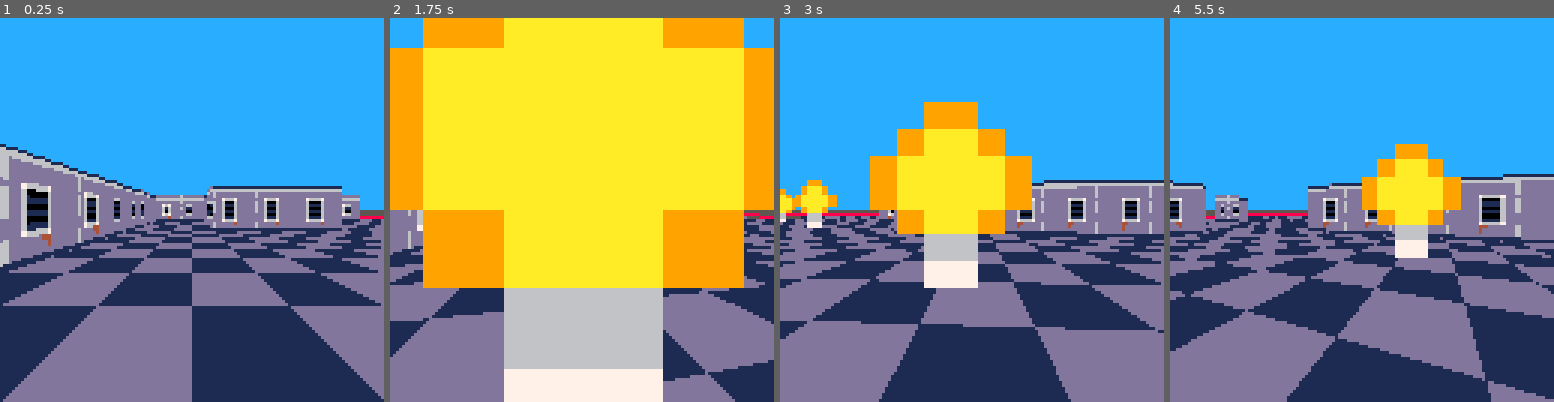
Above: before the commit, frames 1-4 (left to right).
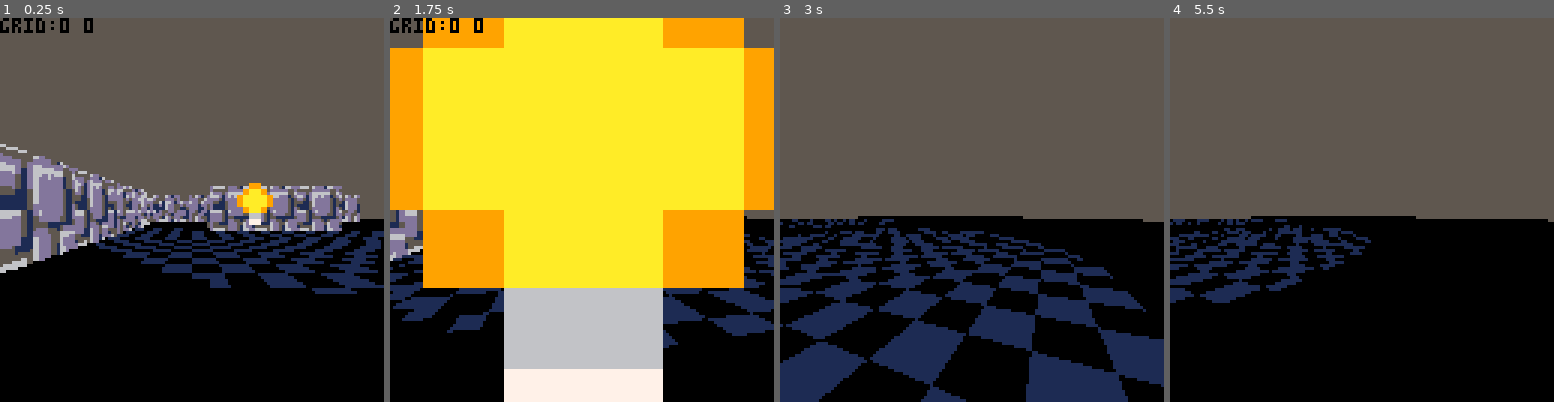
Above: after the commit, the same moments.

Repository: freds72/wolflightstein
Game: PICO-8 cartridge carts/wolf.p8
The game is run twice, just before and just after one commit, with the same random seed, the same clock (stepped at 60 frames per second) and the same inputs.
Inputs:
- Up to frame 1 (0.25 s): no input
- Up to frame 2 (1.75 s): tap X (X key) at 0.33, 1.07 s; tap O (Z key) at 0.7, 1.7 s; hold Right from 1.6 s (still down)
- Up to frame 3 (3 s): tap X (X key) at 1.85, 2.97 s; release Right at 2.1 s; tap O (Z key) at 2.1, 2.5, 2.9 s; hold Up 2.15-2.42 s; hold Right from 2.47 s (still down)
- Up to frame 4 (5.5 s): release Right at 3.03 s; hold Left 3.08-3.58 s; tap O (Z key) every 0.4 s from 3.3 to 5.3 s; hold Down 3.63-3.97 s; hold Right 4.02-4.68 s; tap X (X key) at 4.08, 5.2 s; hold Up 4.73-5.03 s; hold Left from 5.08 s (still down)

The runs differ from the first frame. In frame 1, 94% of the frame differs, in the area x 0-100%, y 0-100%; in frame 2, 20%; in frame 3, 91%; in frame 4, 98%.

Commit message:
working with muli spritesheet

Diff:
--- a/carts/main.lua
+++ b/carts/main.lua
@@ -1,4 +1,5 @@
-local _grid=setmetatable({},
+function autoarray(t)
+	return setmetatable(t or {},
 	{
 		-- auto create array
 		__index=function(t,k)
@@ -7,6 +8,9 @@
 			return v
 		end
 	})
+end
+
+local _grid=autoarray()
 local _lights={}
 
 function make_cam(x,y,a)
@@ -60,7 +64,7 @@
 	return v,0
 end
 
-local actors={}
+local _actors={}
 local cam
 
 local _walls={}
@@ -78,11 +82,11 @@
 	_wall_by_id[fget(i)]=i
 end
 
-function draw_walls(walls)
-		for w in all(walls) do
-			local a,b=unpack(w)
-			line(a[1],a[2],b[1],b[2],11)
-		end
+function draw_walls(walls,xshift,yshift)
+	for w in all(walls) do
+		local a,b=unpack(w)
+		line(a[1]-xshift,a[2]-yshift,b[1]-xshift,b[2]-yshift,11)
+	end
 end
 
 function v_tostr(a)
@@ -128,12 +132,12 @@
 	local n_offset={0,0}
 	if(sgn(n[1])==-1 or sgn(n[2])==-1) n_offset=v_scale(n,-1)
 	local a,b=v_add(origin,extents[-1],8),v_add(origin,extents[1],8)
-	a=v_add(a,n_offset,7)
-	b=v_add(b,n_offset,7)
+	a=v_add(a,n_offset,8)
+	b=v_add(b,n_offset,8)
 	local a_offset,b_offset={0,0},side
 	if(sgn(side[1])==-1 or sgn(side[2])==-1) a_offset,b_offset=side,{0,0}
 	add(walls,{
-		v_add(a,a_offset,-7),v_add(b,b_offset,7),
+		v_add(a,a_offset,-8),v_add(b,b_offset,8),
 		n=n,
 		cp=v_dot(a,n)
 	})
@@ -141,6 +145,10 @@
 
 function _init()
 	tline(17)
+	poke(0x5f36,1)
+	poke(0x5f54,0x60,0x00)
+	memcpy(0x0,0x6000,0x2000)
+	_map_display(0)
 
 	local normals={
 		[1]={-1,0},
@@ -161,7 +169,18 @@
 			poke(mem,id)
 			mem+=1
 			if id==4 then
-				add(_lights,{pos={i+0.5,j+0.5},radius=64})
+				local i,j=i,j
+				local actor={
+					pos={i+1,j+1},
+					sx=56,sy=0,radius=24,
+					update=function(self)
+						local t=time()/4
+						self.pos={i+1+0.5*cos(t),j+1+0.5*sin(t)}
+						return true
+					end
+				}
+				add(_lights,actor)
+				add(_actors,actor)
 			elseif id==1 then
 				-- player starting pos
 				cam=make_cam(i+0.5,j+0.5,0)
@@ -178,6 +197,11 @@
 		end
 	end
 
+	for i=0,15 do
+		for j=0,15 do
+			mset(32+i,j,i+j*16)
+		end
+	end
 end
 
 function solid(x,y)
@@ -216,7 +240,7 @@
 	cam.pos={x+du,y+dv}
 
 	if btnp(🅾️) then
-		add(actors,{
+		add(_actors,{
 			pos={cam.pos[1],cam.pos[2]},
 			ttl=45+rnd(15),
 			sx=56,
@@ -234,9 +258,9 @@
 		})
 	end
 
-	for _,a in pairs(actors) do
+	for _,a in pairs(_actors) do
 		if a.update and not a:update() then
-			del(actors,a)
+			del(_actors,a)
 		end
 	end
 end
@@ -308,9 +332,7 @@
 end
 
 function _draw()
- rectfill(0,0,127,64,12)
- rectfill(0,64,127,127,5)
-
+ cls(5)
  palt(0,false)
 
  --
@@ -346,7 +368,9 @@
    local dv=(2<<4)/h
    local err=flr(dy)-dy
    -- scale u by 16
-   add(do_later,function() tline(i,dy,i,63.5+h/2,(mx+(tx%2))<<4,err*dv,0,dv) end)
+   add(do_later,function()
+		tline(i,dy,i,63.5+h/2,(mx+(tx%2))<<4,err*dv,0,dv)
+		end)
   end
  end
  local done={}
@@ -354,15 +378,15 @@
  	local i,j=k&31,k\32
 	i\=16
  	j\=16
- 	local k=i>>16|j
- 	if not done[k] then
- 	 	done[k]=true
+ 	local grid_id=i+2*j
+ 	if not done[grid_id] then
+ 	 	done[grid_id]=true
 	 	local x0,y0=i*512-cx*32,j*512-cy*32
 	 	local verts={
 	 	 {x0,y0,u=i,v=j},
 	 	 {x0+512,y0,u=i+16-0x0.0001,v=j},
-	 	 {x0+512,y0+512,u=i+16-0x0.0001,v=j+16-0x0.0001},
-	 	 {x0,y0+512,u=i,v=j+16-0x0.0001}}
+	 	 {x0+512,y0+512,u=i+16-0x0.0001,v=j+16},
+	 	 {x0,y0+512,u=i,v=j+16}}
 	 	local clip
 		 local znear=4
 
@@ -375,6 +399,7 @@
 				p.w=w
 				p.x=63.5+w*p[2]
 				p.y=63.5+w*16
+				-- shift to match tline additional precision
 				p.u=v.u<<4
 				p.v=v.v<<4
 			end
@@ -403,9 +428,44 @@
 				verts=res
 			end
 
-			poke4(0x5f38,0x0020.0808)
+			_map_display(1)
+			poke(0x5f54,0x00,0x60)
+			cls()
+			local mask=0b00010001
+			for a in all(_lights) do
+				local grids,r,x,y=autoarray(),a.radius/8,unpack(a.pos)
+				for i=max((x-r)\16),min((x+r)\16,31) do
+					for j=max((y-r)\16),min((y+r)\16,31) do
+						add(grids[i+2*j],a)
+					end
+				end
+				for a in all(grids[grid_id]) do
+					poke(0x5f5e,mask)
+					collect_light(_walls,a.pos[1]*8,a.pos[2]*8,a.radius,-i*128,-j*128-1)
+
+					mask<<=1
+				end
+			end
+			poke(0x5f5e,0xff)
+			fillp(0x33cc.8)
+			rectfill(0,0,127,127,0xf0)
+			fillp()
+			poke(0x5f54,0x60,0x00)
+
+			poke4(0x5f38,0x0020.1010)
+			for i=1,15 do
+				pal(i,1)
+			end
+			pal(8,1)
+			palt(0,false)
 			mode7(verts,#verts,i+j)
+			if(btn(5)) for i=1,10 do flip() end
+			--sspr(0,0,128,128,64*i,64*j,64,64)
+			pal()
+			_map_display(0)
+
    		--polyfill(verts,cam.pos,cam.angle,-16,0,1)
+			--[[
 			local p0=verts[#verts]
 			for i=1,#verts do
 			local p1=verts[i]
@@ -415,30 +475,33 @@
 						8)
 					p0=p1
 			end
-
+			]]
 		end
  	--pset(mx+i,j,6)
  end
 
+ --reload()
  poke4(0x5f38,0x001c.0202)
  for fn in all(do_later) do
   fn()
+	if(btn(5)) flip()
  end
 
  -- actors
  palt(14,true)
  local drawables={}
- for _,a in pairs(actors) do
+ for _,a in pairs(_actors) do
   -- visible?
   if tiles[flr(a.pos[1])+32*flr(a.pos[2])] then
 	  local p=rot_inv({a.pos[1]-cam.pos[1],a.pos[2]-cam.pos[2]},cam.angle)
 	  if p[1]>0.1 then
 		  local w=64/p[1]
 	  	add(drawables,{
+				info=a.pos[1].." "..a.pos[2].."\nid:"..((a.pos[1]\16)+2*(a.pos[2]\16)),
 	  		x=64+w*p[2],
 	  		depth=p[1],
 	  		sx=a.sx,
-	  		key=-64/p[1],})
+	  		key=-64/p[1]})
 	  end
 	 end
  end
@@ -453,15 +516,56 @@
   -- clip sprite start to 0
   if(x0<0) x0,sx=0,sx-dsx*x0
   for dx=flr(x0),min(127,flr(a.x+w/2)-1) do
-			-- get wall distance
-			local z=zbuf[dx] or 32000
-			-- is slice visible
-			if z>a.depth then
-				sspr(sx,0,1,8,dx,64-w/2,1,w)
-			end
-		 sx+=dsx
-		end
- end
+		-- get wall distance
+		local z=zbuf[dx] or 32000
+		-- is slice visible
+		if z>a.depth then
+			sspr(sx,0,1,8,dx,64-w/2,1,w)
+		end
+		sx+=dsx
+	end
+	--print(a.info,x0,64-w,8)
+ end
+
  palt()
-
-end
+ print("grid:"..(cam.pos[1]\16).." "..(cam.pos[2]\16))
+end
+
+function collect_light(walls,x0,y0,r0,xshift,yshift)
+	x0+=xshift
+	y0+=yshift
+	clip(x0-r0+1,y0-r0+1,2*r0,2*r0)
+	rectfill(0,0,127,127,15)
+	local ymin,ymax=max((y0-r0)\1),min((y0+r0)\1,127)
+
+	local shift={xshift,yshift}
+	for _,w in next,walls do
+	 -- backfacing?
+	 local w0,w1=v_add(w[1],shift),v_add(w[2],shift)
+	 local n0={
+			 w0[1]-x0,
+			 w0[2]-y0}
+	 if v_dot(n0,w.n)<r0 and v_dot({x0,y0},w.n)<w.cp then
+		 local n0=v_normz(n0)
+		 local n1=v_normz({
+			 w1[1]-x0,
+			 w1[2]-y0})
+		 local w11=v_add(w0,n0,128)
+		 local w22=v_add(w1,n1,128)
+		 polyfill({w0,w1,w22,w11},4,0,ymin,ymax)
+	 end
+	end
+
+	-- remove outside light sphere
+	camera(-x0,-y0)
+	color(0)
+	local rr=r0*r0
+	for y=-r0-1,r0+1 do
+	 local x=sqrt(rr-y*y)-0x0.0001
+	 rectfill(-r0,y,-x,y)
+	 rectfill(x,y,r0,y)
+	end
+	camera()
+
+	clip()
+ end
--- /dev/null
+++ b/carts/polyfill.lua
@@ -0,0 +1,43 @@
+function polyfill(p,np,col,ymin,ymax)
+	--find top & bottom of poly
+	local miny,maxy,mini=32000,-32000
+	for i=1,np do
+		local y=p[i][2]
+		if (y<miny) mini,miny=i,y
+		if (y>maxy) maxy=y
+	end
+	if(not mini) return
+	color(col)
+	--data for left & right edges:
+	local li,lj,ri,rj,ly,ry,lx,ldx,rx,rdx=mini,mini,mini,mini,miny-1,miny-1
+
+	--step through scanlines.
+	for y=max(ymin,miny\1+1),min(ymax,maxy) do
+		--maybe update to next vert
+		while ly<y do
+			li,lj=lj,lj+1
+			if (lj>np) lj=1
+			local v0,v1=p[li],p[lj]
+			local y0,y1=v0[2],v1[2]
+			ly=y1&-1
+			lx=v0[1]
+			ldx=(v1[1]-lx)/(y1-y0)
+			--sub-pixel correction
+			lx+=(y-y0)*ldx
+		end
+		while ry<y do
+			ri,rj=rj,rj-1
+			if (rj<1) rj=np
+			local v0,v1=p[ri],p[rj]
+			local y0,y1=v0[2],v1[2]
+			ry=y1&-1
+			rx=v0[1]
+			rdx=(v1[1]-rx)/(y1-y0)
+			--sub-pixel correction
+			rx+=(y-y0)*rdx
+		end
+		rectfill(lx,y,rx,y)
+		lx+=ldx
+		rx+=rdx
+	end
+end
--- /dev/null
+++ b/carts/putaflipinit.lua
@@ -0,0 +1,56 @@
+-- #putaflipinit
+function cflip() if(slowflip)flip()
+end
+ospr=spr
+function spr(...)
+ospr(...)
+cflip()
+end
+osspr=sspr
+function sspr(...)
+osspr(...)
+cflip()
+end
+omap=map
+function map(...)
+omap(...)
+cflip()
+end
+orect=rect
+function rect(...)
+orect(...)
+cflip()
+end
+orectfill=rectfill
+function rectfill(...)
+orectfill(...)
+cflip()
+end
+ocircfill=circfill
+function circfill(...)
+ocircfill(...)
+cflip()
+end
+ocirc=circ
+function circ(...)
+ocirc(...)
+cflip()
+end
+oline=line
+function line(...)
+oline(...)
+cflip()
+end
+otline=tline
+function tline(...)
+otline(...)
+cflip()
+end
+opset=pset
+psetctr=0
+function pset(...)
+opset(...)
+psetctr+=1
+if(slowflip and psetctr%4==0)flip()
+end
+menuitem(1,"put a flip in it!",function() slowflip=not slowflip end)
--- a/carts/wolf.p8
+++ b/carts/wolf.p8
@@ -6,25 +6,26 @@
 
 #include sort.lua
 #include mode7.lua
+#include polyfill.lua
 #include main.lua
 
 __gfx__
-00000000555555556666666666666666000000000000000000000000eee99eee00000000dddd1111dddd11110000000000000000000000000000000000000000
-00000000555555556ddddddddddddddd000700000000000000000000ee9aa9ee00000000dddd1111dddd11110000000000000000000000000000000000000000
-00700700555555556ddddddddddddddd000700000000000000000000e9aaaa9e00000000dddd1111dddd11110000000000000000000000000000000000000000
-00077000555555556ddddddddddddddd077777000000000000000000e9aaaa9e00000000dddd1111dddd11110000000000000000000000000000000000000000
-0007700055555555ddd766667ddddddd007770000000000000000000ee9aa9ee000000001111dddd1111dddd0000000000000000000000000000000000000000
-00700700555555556dd600006ddddddd000700000000000000000000eee66eee000000001111dddd1111dddd0000000000000000000000000000000000000000
-00000000555555556dd611116ddddddd700000700000000000000000eee77eee000000001111dddd1111dddd0000000000000000000000000000000000000000
-00000000555555556dd600006ddddddd777777700000000000000000eeeeeeee000000001111dddd1111dddd0000000000000000000000000000000000000000
-00000000000000006dd611116ddddddd000000000000000000000000000000000000000000000000000000000000000000000000000000000000000000000000
-0000000000000000ddd600006ddddddd000000000000000000000000000000000000000000000000000000000000000000000000000000000000000000000000
-0000000000000000ddd611116ddddddd000000000000000000000000000000000000000000000000000000000000000000000000000000000000000000000000
-0000000000000000ddd766667ddddddd000000000000000000000000000000000000000000000000000000000000000000000000000000000000000000000000
-00000000000000006dddddd44ddddddd000000000000000000000000000000000000000000000000000000000000000000000000000000000000000000000000
-00000000000000006ddddddd4ddddddd000000000000000000000000000000000000000000000000000000000000000000000000000000000000000000000000
-00000000000000006ddddddddddddddd000000000000000000000000000000000000000000000000000000000000000000000000000000000000000000000000
-00000000000000001111111111111111000000000000000000000000000000000000000000000000000000000000000000000000000000000000000000000000
+000000005555555555555ddddddd55d5000000000000000000000000eee99eee00000000dddd1111dddd11110000000000000000000000000000000000000000
+0000000055555555ddd5d6666666556d000700000000000000000000ee9aa9ee00000000dddd1111dddd11110000000000000000000000000000000000000000
+007007005555555566d1d66d6ddd15d6000700000000000000000000e9aaaa9e00000000dddd1111dddd11110000000000000000000000000000000000000000
+0007700055555555dd51d6dddddd15d6077777000000000000000000e9aaaa9e00000000dddd1111dddd11110000000000000000000000000000000000000000
+0007700055555555dd51d6dddddd515d007770000000000000000000ee9aa9ee000000001111dddd1111dddd0000000000000000000000000000000000000000
+0070070055555555551156dddddd5155000700000000000000000000eee66eee000000001111dddd1111dddd0000000000000000000000000000000000000000
+0000000055555555111156dddddd5151700000700000000000000000eee77eee000000001111dddd1111dddd0000000000000000000000000000000000000000
+000000005555555511115ddddddd51d5777777700000000000000000eeeeeeee000000001111dddd1111dddd0000000000000000000000000000000000000000
+000000000000000066651d6ddddd51d6000000000000000000000000000000000000000000000000000000000000000000000000000000000000000000000000
+0000000000000000ddd515ddddd551dd000000000000000000000000000000000000000000000000000000000000000000000000000000000000000000000000
+0000000000000000ddd515551111115d000000000000000000000000000000000000000000000000000000000000000000000000000000000000000000000000
+0000000000000000ddd51ddd5515dddd000000000000000000000000000000000000000000000000000000000000000000000000000000000000000000000000
+0000000000000000ddd116ddd556666d000000000000000000000000000000000000000000000000000000000000000000000000000000000000000000000000
+0000000000000000551116ddd556ddd5000000000000000000000000000000000000000000000000000000000000000000000000000000000000000000000000
+0000000000000000555556ddd516ddd1000000000000000000000000000000000000000000000000000000000000000000000000000000000000000000000000
+0000000000000000666656ddd5166ddd000000000000000000000000000000000000000000000000000000000000000000000000000000000000000000000000
 0000000e00000000e0000000eeeeeeee0000000ee0000000eeeeeeeeeeeeeeee0000000000000000000000000000000000000000000000000000000000000000
 0000000e00000000e0000000000000000000000ee0000000e00000000000000e0000000000000000000000000000000000000000000000000000000000000000
 0000000e00000000e0000000000000000000000ee0000000e00000000000000e0000000000000000000000000000000000000000000000000000000000000000
@@ -40,17 +41,17 @@
 0101010101010101010101010100000101010101010101010101010002030000090909090909090909000000000000000000000000000000000000000000000000000000000000000000000000000000000000000000000000000000000000000000000000000000000000000000000000000000000000000000000000000000
 0126232323232323232323270100000126232323232323232327010012130000090909090909090909000000000000000000000000000000000000000000000000000000000000000000000000000000000000000000000000000000000000000000000000000000000000000000000000000000000000000000000000000000
 0122000400000000212121240100000122000000000000000020010000000000090909090909090909000000000000000000000000000000000000000000000000000000000000000000000000000000000000000000000000000000000000000000000000000000000000000000000000000000000000000000000000000000
-0122000000000020010101010101010122000000000000000020010000000000090909090909090909000000000000000000000000000000000000000000000000000000000000000000000000000000000000000000000000000000000000000000000000000000000000000000000000000000000000000000000000000000
+0122000000000720010101010101010122000000000000000020010000000000090909090909090909000000000000000000000000000000000000000000000000000000000000000000000000000000000000000000000000000000000000000000000000000000000000000000000000000000000000000000000000000000
 0122000000000020012623232323232300000000000000000020010000000000090909090909090909000000000000000000000000000000000000000000000000000000000000000000000000000000000000000000000000000000000000000000000000000000000000000000000000000000000000000000000000000000
-0122000700000020012200002100002100000000000000212124010000000000090909090909090909000000000000000000000000000000000000000000000000000000000000000000000000000000000000000000000000000000000000000000000000000000000000000000000000000000000000000000000000000000
+0122000000000020012200002100002100000000000000212124010000000000090909090909090909000000000000000000000000000000000000000000000000000000000000000000000000000000000000000000000000000000000000000000000000000000000000000000000000000000000000000000000000000000
 0125212121210000230000200122200122000000000020010101010000000000090909090909090909000000000000000000000000000000000000000000000000000000000000000000000000000000000000000000000000000000000000000000000000000000000000000000000000000000000000000000000000000000
-0101010101012200000000002300002300070000000020010000000000000000090909090909090909000000000000000000000000000000000000000000000000000000000000000000000000000000000000000000000000000000000000000000000000000000000000000000000000000000000000000000000000000000
+0101010101012200000000000700002300000000000020010000000000000000090909090909090909000000000000000000000000000000000000000000000000000000000000000000000000000000000000000000000000000000000000000000000000000000000000000000000000000000000000000000000000000000
 0126232323230000000000002100002100000000000020010000000000000000000000000000000000000000000000000000000000000000000000000000000000000000000000000000000000000000000000000000000000000000000000000000000000000000000000000000000000000000000000000000000000000000
 0122000000210000000000200122200122000000000020010000000000000000000000000000000000000000000000000000000000000000000000000000000000000000000000000000000000000000000000000000000000000000000000000000000000000000000000000000000000000000000000000000000000000000
 0125212124012200000000002300002300000000000020010101010000000000000000000000000000000000000000000000000000000000000000000000000000000000000000000000000000000000000000000000000000000000000000000000000000000000000000000000000000000000000000000000000000000000
 0101010101012200210000002100002100000000000000232327010000000000000000000000000000000000000000000000000000000000000000000000000000000000000000000000000000000000000000000000000000000000000000000000000000000000000000000000000000000000000000000000000000000000
-0126232323230020012200200122200122070000000000000020010000000000000000000000000000000000000000000000000000000000000000000000000000000000000000000000000000000000000000000000000000000000000000000000000000000000000000000000000000000000000000000000000000000000
-0122000000000020012200002300002300000000000000000024010000000000000000000000000000000000000000000000000000000000000000000000000000000000000000000000000000000000000000000000000000000000000000000000000000000000000000000000000000000000000000000000000000000000
+0126232323230020012200200122200122000000000000000020010000000000000000000000000000000000000000000000000000000000000000000000000000000000000000000000000000000000000000000000000000000000000000000000000000000000000000000000000000000000000000000000000000000000
+0122000000000020012200002300002300070000000000000024010000000000000000000000000000000000000000000000000000000000000000000000000000000000000000000000000000000000000000000000000000000000000000000000000000000000000000000000000000000000000000000000000000000000
 0125212121210020012521212121212121212121212100002001010000000000000000000000000000000000000000000000000000000000000000000000000000000000000000000000000000000000000000000000000000000000000000000000000000000000000000000000000000000000000000000000000000000000
 0101010101012220010101010101010101010101010122002001000000000000000000000000000000000000000000000000000000000000000000000000000000000000000000000000000000000000000000000000000000000000000000000000000000000000000000000000000000000000000000000000000000000000
 0126232323230000232323232323232323232323232300002001010000000000000000000000000000000000000000000000000000000000000000000000000000000000000000000000000000000000000000000000000000000000000000000000000000000000000000000000000000000000000000000000000000000000
@@ -59,8 +60,8 @@
 0122000000000000212121212121000021212100000021212124010000000000000000000000000000000000000000000000000000000000000000000000000000000000000000000000000000000000000000000000000000000000000000000000000000000000000000000000000000000000000000000000000000000000
 0122000000000020010101010101222001010122002001010101010000000000000000000000000000000000000000000000000000000000000000000000000000000000000000000000000000000000000000000000000000000000000000000000000000000000000000000000000000000000000000000000000000000000
 0122000000000020012623232323002001262300000023232327010000000000000000000000000000000000000000000000000000000000000000000000000000000000000000000000000000000000000000000000000000000000000000000000000000000000000000000000000000000000000000000000000000000000
-0122000000070020012200210000002001220000000000000020010000000000000000000000000000000000000000000000000000000000000000000000000000000000000000000000000000000000000000000000000000000000000000000000000000000000000000000000000000000000000000000000000000000000
-0122000000000020012220012200072001220000000000070020010000000000000000000000000000000000000000000000000000000000000000000000000000000000000000000000000000000000000000000000000000000000000000000000000000000000000000000000000000000000000000000000000000000000
+0122000000000020012200210000002001220000000000000020010000000000000000000000000000000000000000000000000000000000000000000000000000000000000000000000000000000000000000000000000000000000000000000000000000000000000000000000000000000000000000000000000000000000
+0122000000000020012220012200002001220000000000000020010000000000000000000000000000000000000000000000000000000000000000000000000000000000000000000000000000000000000000000000000000000000000000000000000000000000000000000000000000000000000000000000000000000000
 0122000000000020012220012200002001220000000000000020010000000000000000000000000000000000000000000000000000000000000000000000000000000000000000000000000000000000000000000000000000000000000000000000000000000000000000000000000000000000000000000000000000000000
 0125212121212124012524012521212401252121210000002124010000000000000000000000000000000000000000000000000000000000000000000000000000000000000000000000000000000000000000000000000000000000000000000000000000000000000000000000000000000000000000000000000000000000
 0101010101010101010101010101010101010101012521240101010000000000000000000000000000000000000000000000000000000000000000000000000000000000000000000000000000000000000000000000000000000000000000000000000000000000000000000000000000000000000000000000000000000000
